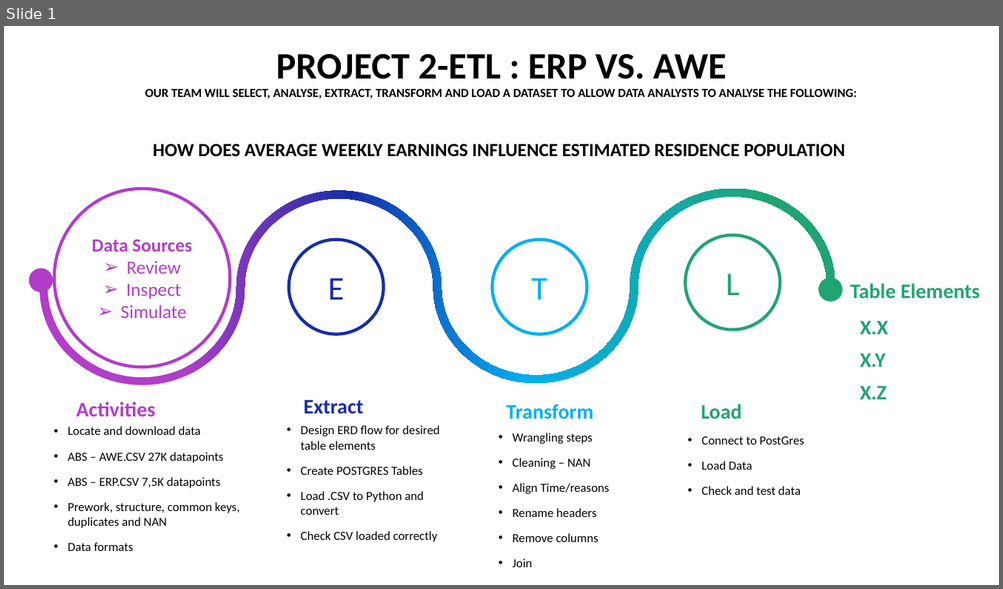
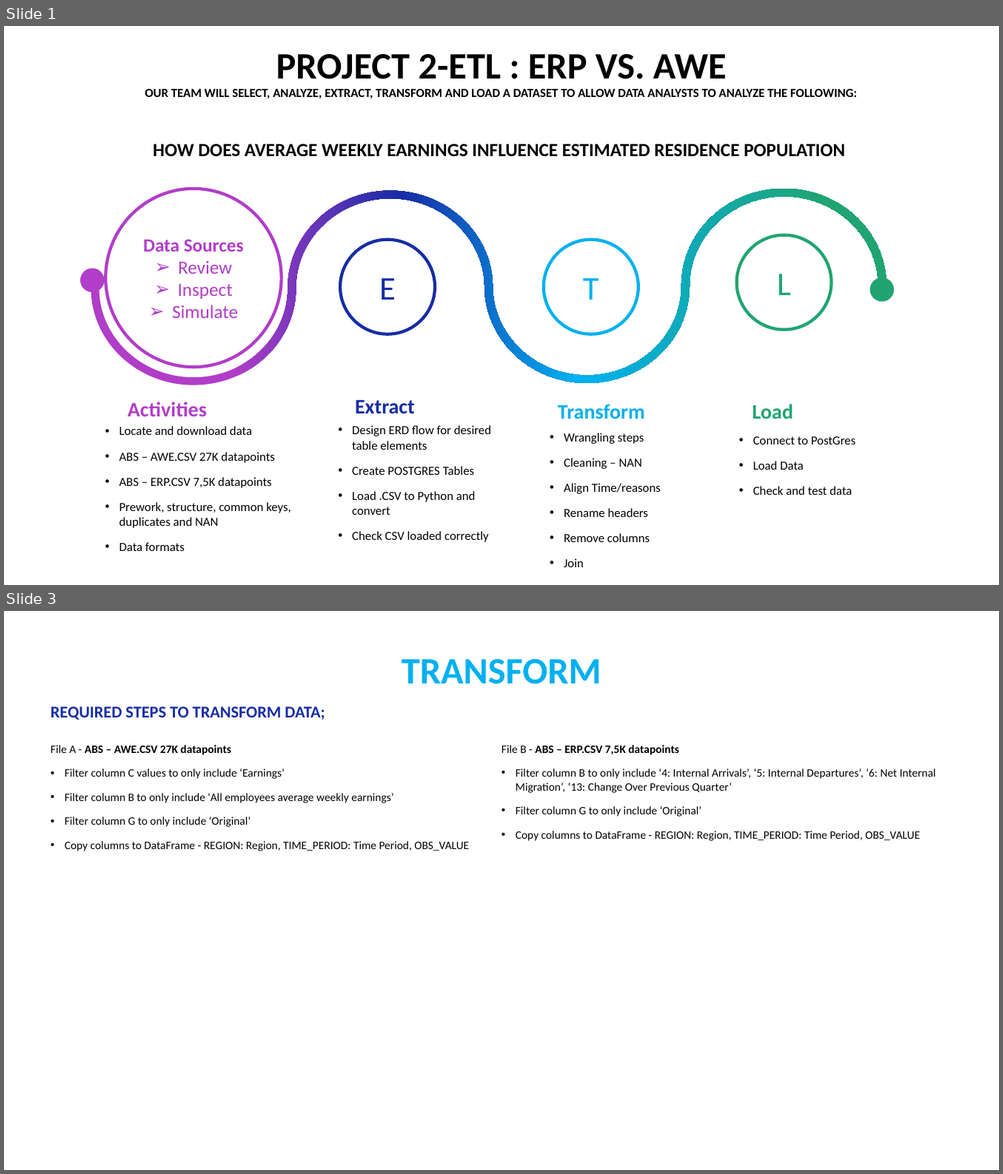
Before and after one commit to jonowood/Project_2, a slide deck: Project 2-ETL - ERP vs.AWE.pptx. Shown one above the other, each under a label of ours: slide 1 before the commit, slides 1 and 3 after it; the slides between them are not shown. The pictures are 1003x589 and 1003x1174 pixels, drawn with LibreOffice and Linux fonts; fonts in the diff are those of the drawing. Boxes give left, top, right and bottom in pixels: in the first picture for what was removed or moved away, otherwise in the second. Text is boxed around its words. In the diff, an @@ line names an element or a change of style, - is before the commit and + after.

```diff
--- a/Project 2-ETL - ERP vs.AWE.pptx
+++ b/Project 2-ETL - ERP vs.AWE.pptx
@@ slide 3 added at bbox=[4, 611, 999, 1170], background #FFFFFF @@
@@ title added at bbox=[401, 659, 601, 684], 36 pt, text #00B0F0, bold @@
+TRANSFORM
@@ text added at bbox=[51, 706, 324, 720], 16 pt, text #172DA6, bold @@
+REQUIRED STEPS TO TRANSFORM DATA;
@@ text added at bbox=[51, 745, 469, 851], 11 pt, text #000000 @@
+File A - ABS – AWE.CSV 27K datapoints
+• Filter column C values to only include ‘Earnings’
+• Filter column B to only include 'All employees average weekly earnings’
+• Filter column G to only include ‘Original’
+• Copy columns to DataFrame - REGION: Region, TIME_PERIOD: Time Period, OBS_VALUE
@@ text added at bbox=[501, 745, 936, 841], 11 pt, text #000000 @@
+File B - ABS – ERP.CSV 7,5K datapoints
+• Filter column B to only include ‘4: Internal Arrivals’, ‘5: Internal Departures’, ‘6: Net Internal Migration’, ‘13: Change Over Previous Quarter’
+• Filter column G to only include ‘Original’
+• Copy columns to DataFrame - REGION: Region, TIME_PERIOD: Time Period, OBS_VALUE
@@ slide 1 changed as well @@
@@ title at bbox=[145, 54, 856, 157]: text changed @@
-PROJECT 2-ETL : ERP VS. AWE
-OUR TEAM WILL SELECT, ANALYSE, EXTRACT, TRANSFORM AND LOAD A DATASET TO ALLOW DATA ANALYSTS TO ANALYSE THE FOLLOWING:
-HOW DOES AVERAGE WEEKLY EARNINGS INFLUENCE ESTIMATED RESIDENCE POPULATION
+PROJECT 2-ETL : ERP VS. AWE
+OUR TEAM WILL SELECT, ANALYZE, EXTRACT, TRANSFORM AND LOAD A DATASET TO ALLOW DATA ANALYSTS TO ANALYZE THE FOLLOWING:
+HOW DOES AVERAGE WEEKLY EARNINGS INFLUENCE ESTIMATED RESIDENCE POPULATION
@@ text removed at bbox=[850, 284, 979, 298] @@
-Table Elements
@@ 8 texts, 6 ellipses, 1 freeform shape: place and size @@
-8 texts, 6 ellipses, 1 freeform shape at bbox=[32, 189, 839, 568]
+8 texts, 6 ellipses, 1 freeform shape at bbox=[83, 189, 891, 568]
@@ text removed at bbox=[859, 321, 888, 400] @@
-X.X
-X.Y
-X.Z
```
Also in this commit, not shown: 3 other slides added, 2 other files.
